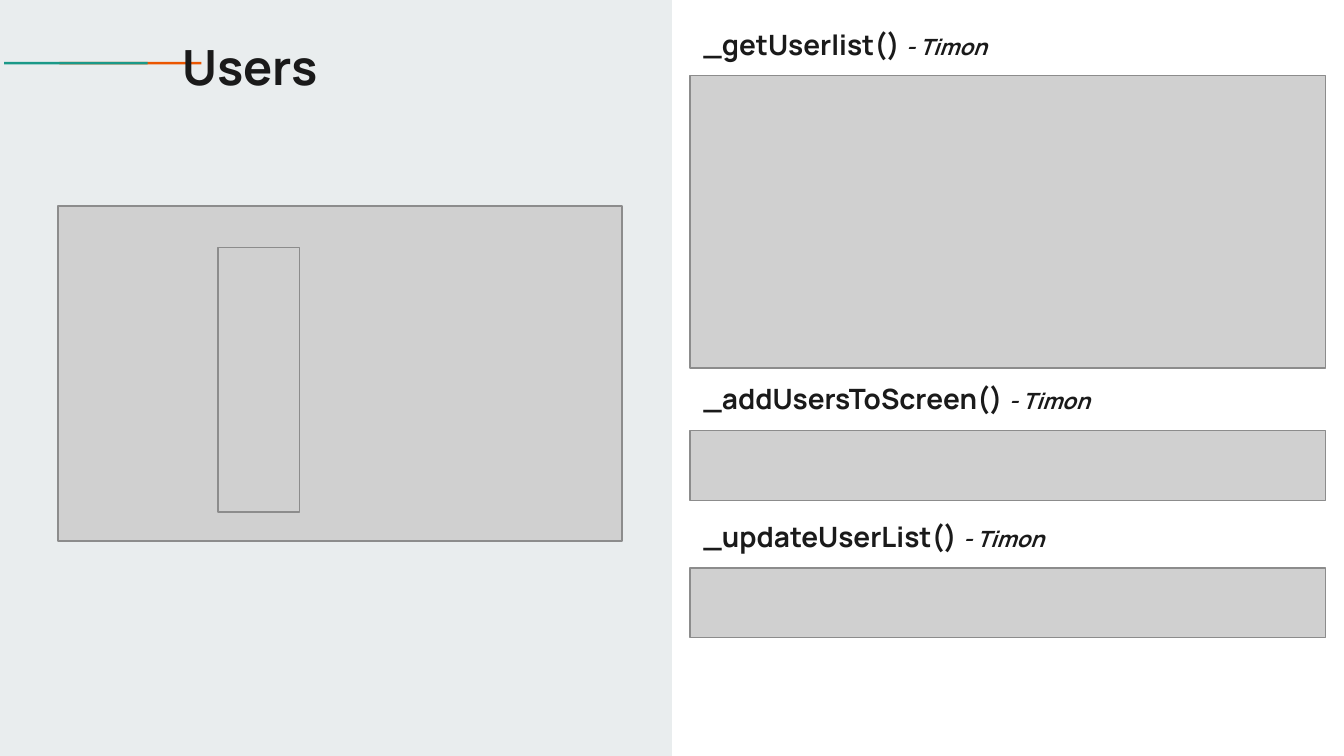
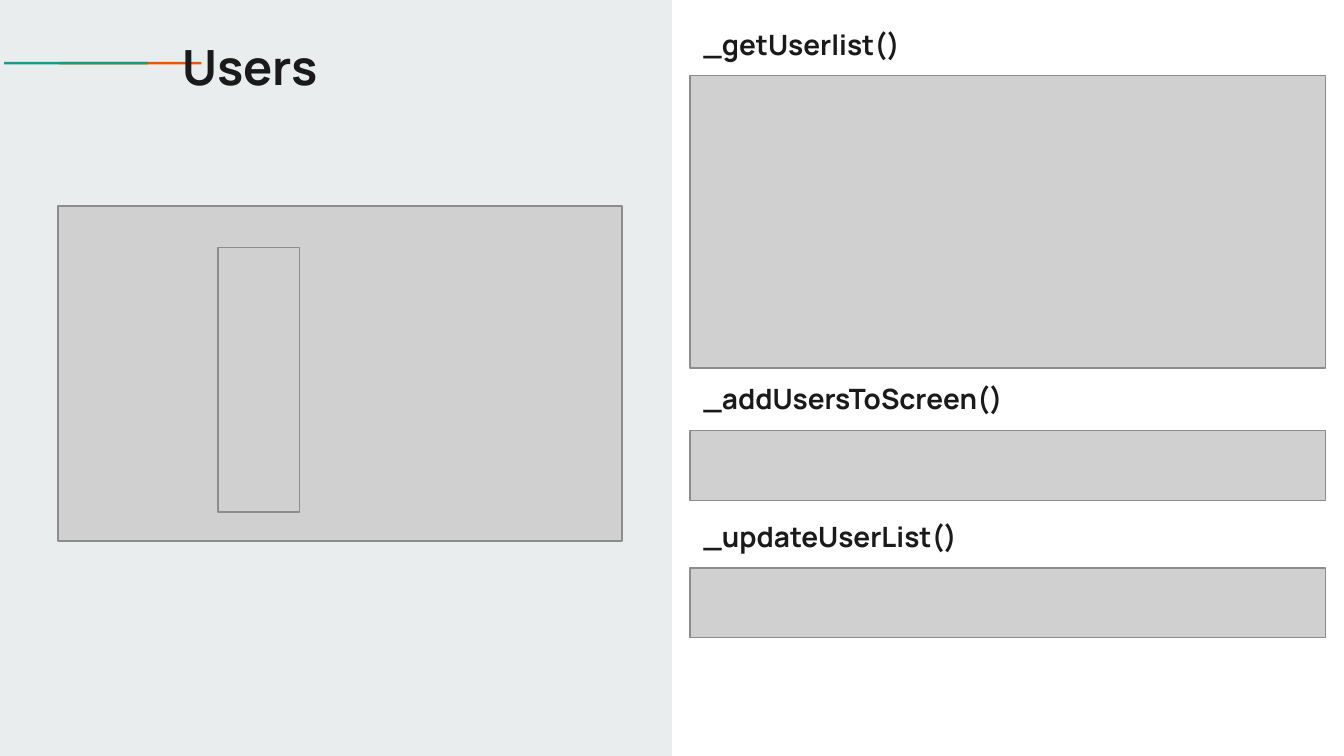
Before and after one commit to jantiegges/AWSys, a slide deck: slide 15 of HA 01/WhatsChat_1.pptx. Drawn at 1344x756 pixels with LibreOffice and Linux fonts; fonts in the diff are those of the drawing; grey boxes stand for pictures. Boxes give left, top, right and bottom in pixels: in the first picture for what was removed or moved away, otherwise in the second. Text is boxed around its words. In the diff, an @@ line names an element or a change of style, - is before the commit and + after.

```diff
--- a/HA 01/WhatsChat_1.pptx
+++ b/HA 01/WhatsChat_1.pptx
@@ title at [703,31,899,62]: text changed @@
-_getUserlist() - Timon
+_getUserlist()
@@ title at [703,385,1002,414]: text changed @@
-_addUsersToScreen() - Timon
+_addUsersToScreen()
@@ title at [703,523,956,554]: text changed @@
-_updateUserList() - Timon
+_updateUserList()
```
Also in this commit, not shown: 18 other slides changed, 1 slide added, 3 other files.
